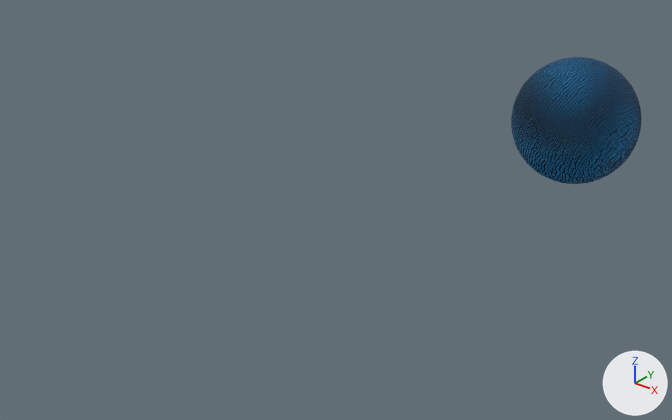
The Blender file models/stars_v02.blend as it was, and as the next commit left it.
Before and after are seen from a 50 mm lens placed at (5.74, -13.23, 5.79), pointed at (-2.63, -2.77, -0.7). Every picture has the same lights, and +X, +Y and +Z are marked at lower right.

The older version as bpy lines, for what is in view:
```python
me_sphere = bpy.data.meshes.new('Sphere')
me_sphere.from_pydata(...)  # 1490 vertices, 1536 faces; spans x -1.0..1.0, y -1.0..1.0, z -1.0..1.0
me_sphere.polygons.foreach_set('use_smooth', [True] * 1536)
me_sphere.materials.append(mat_material_001)
ob_sphere_001 = bpy.data.objects.new('Sphere.001', me_sphere)
ob_sphere_001.location = (-0.01, 0.03, 0.61)
ob_sphere_001.rotation_euler = (3.005, -3.55, 2.877)  # degrees (172, -203, 165)
```
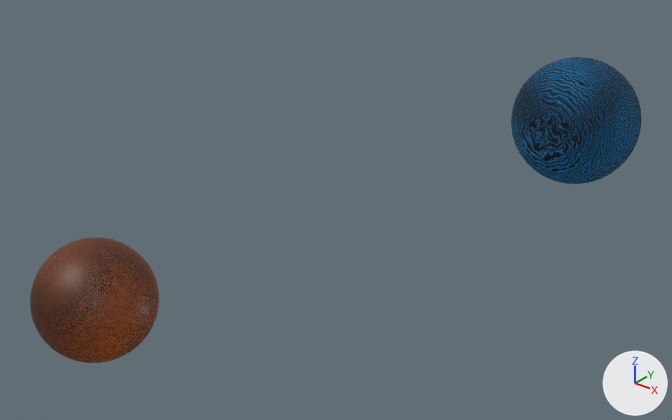
Diff of the bpy script that builds the scene:
```diff
--- a/models/stars_v02.blend.py
+++ b/models/stars_v02.blend.py
@@ mat_material @@
+mat_material = bpy.data.materials.new('Material')
+# nodes: BsdfPrincipled, Mapping, OutputMaterial, TexCoord, TexNoise, TexWave, ValToRGB
+# colours: black #000000, orange #ff8130
@@ me_sphere_002 @@
+me_sphere_002.from_pydata(...)  # 1986 vertices, 2048 faces; spans x -1.0..1.0, y -1.0..1.0, z -1.0..1.0
+me_sphere_002.polygons.foreach_set('use_smooth', [True] * 2048)
+me_sphere_002.materials.append(mat_material)
@@ ob_sphere @@
+ob_sphere = bpy.data.objects.new('Sphere', me_sphere_002)
+ob_sphere.location = (-5.28, -5.61, -2.02)
```

Changed parts and their boxes [x1, y1, x2, y2] in the pictures (672 x 420 px):
'Sphere', added: after [30, 237, 159, 363]
